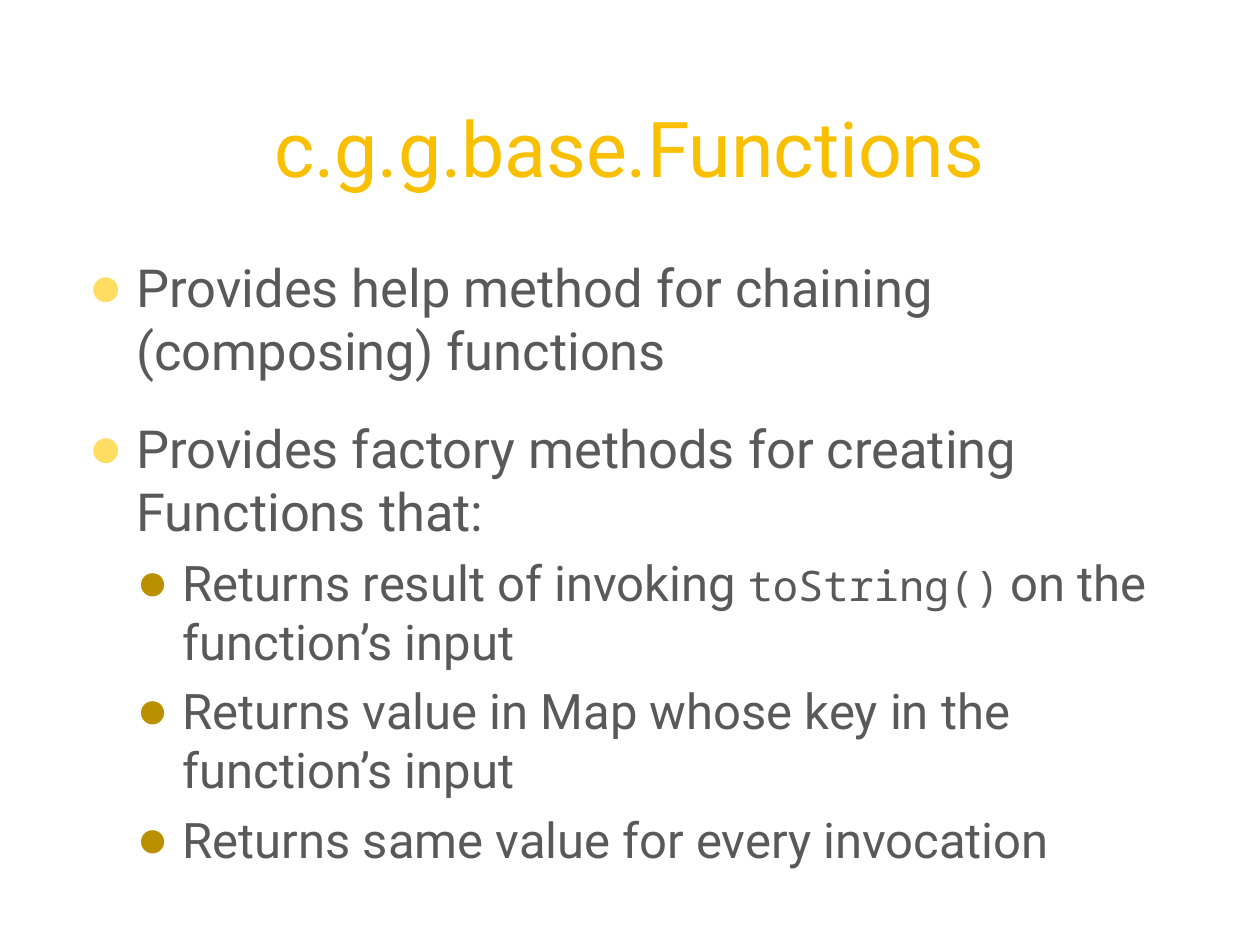
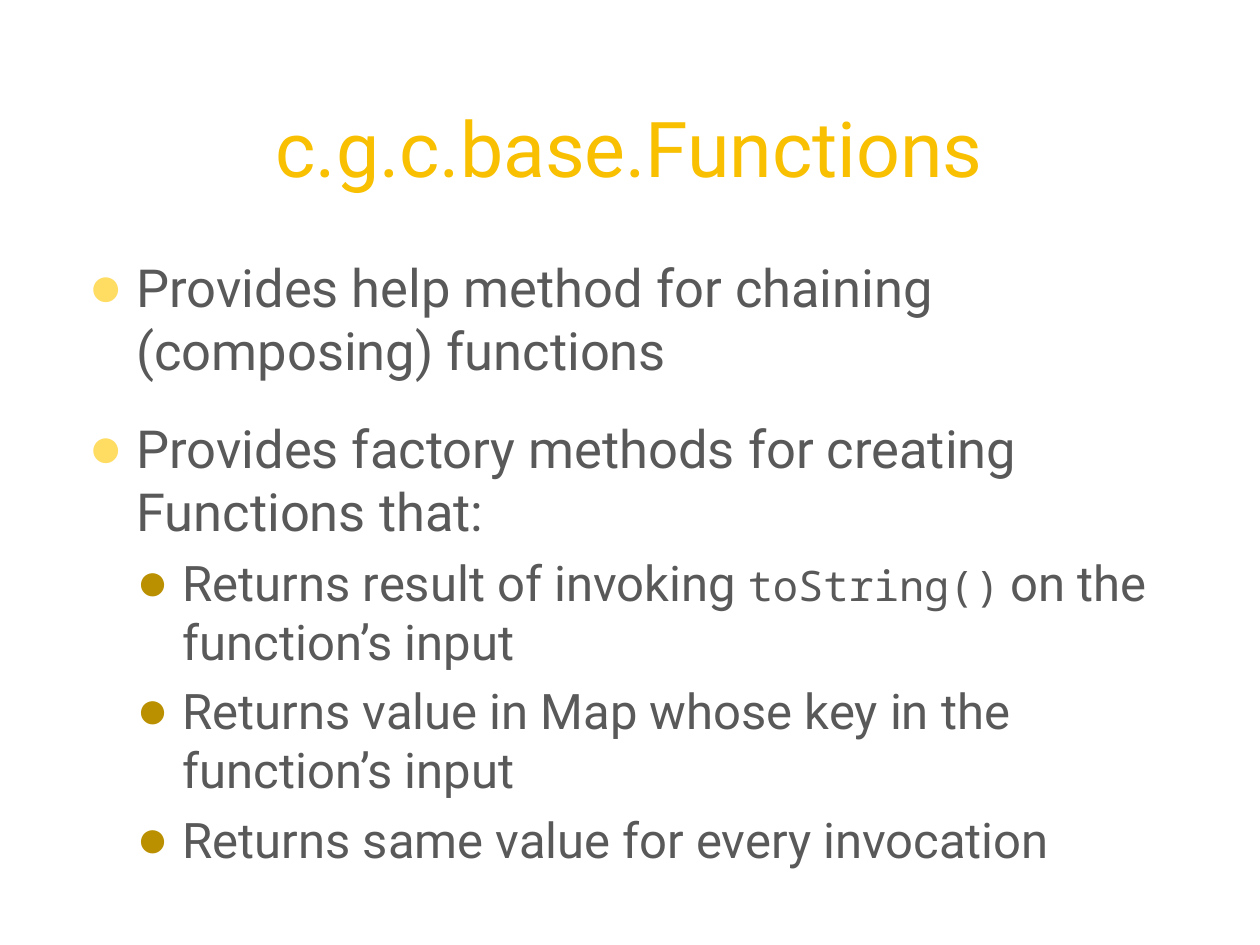
Before and after one commit to twoqubed/JavaMUG-Guava, a slide deck: slide 38 of JavaMUG - Guava.pptx (slide 44 before the commit). Drawn at 1260x945 pixels with LibreOffice and Linux fonts; fonts in the diff are those of the drawing; background and template pictures are left out. Boxes give left, top, right and bottom in pixels: in the first picture for what was removed or moved away, otherwise in the second. Text is boxed around its words. In the diff, an @@ line names an element or a change of style, - is before the commit and + after.

```diff
--- a/JavaMUG - Guava.pptx
+++ b/JavaMUG - Guava.pptx
@@ title at [276,119,983,193]: text changed @@
-c.g.g.base.Functions
+c.g.c.base.Functions
```
Also in this commit, not shown: 18 other slides changed, 5 slides added, 6 slides removed, 9 other files.
